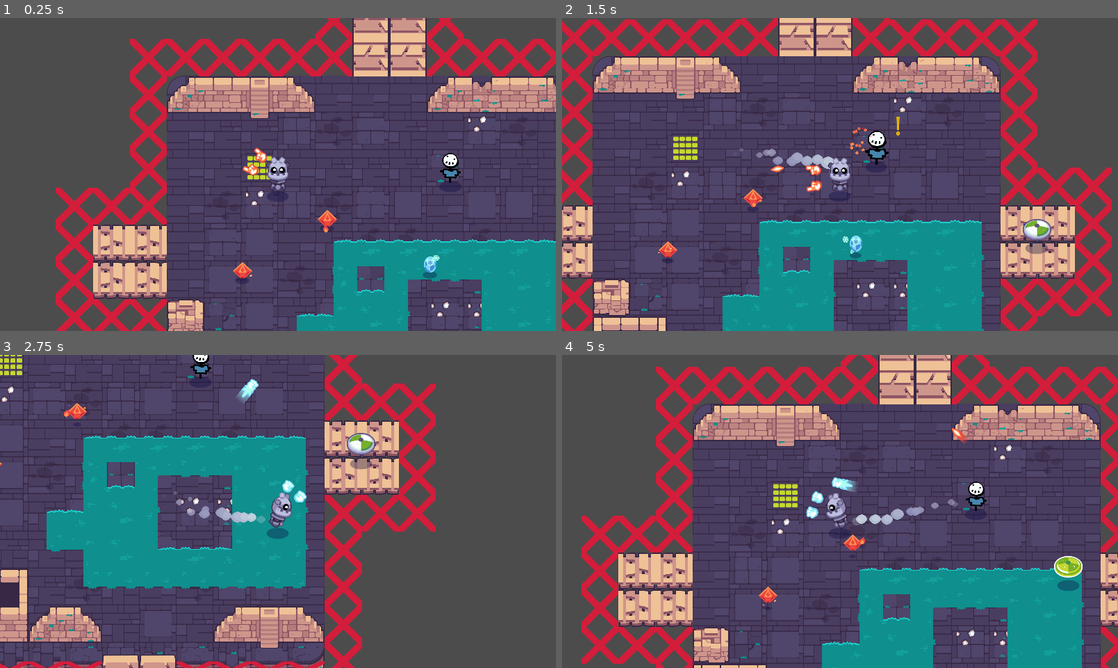
Above: before the commit, frames 1-4 (two rows, left to right).
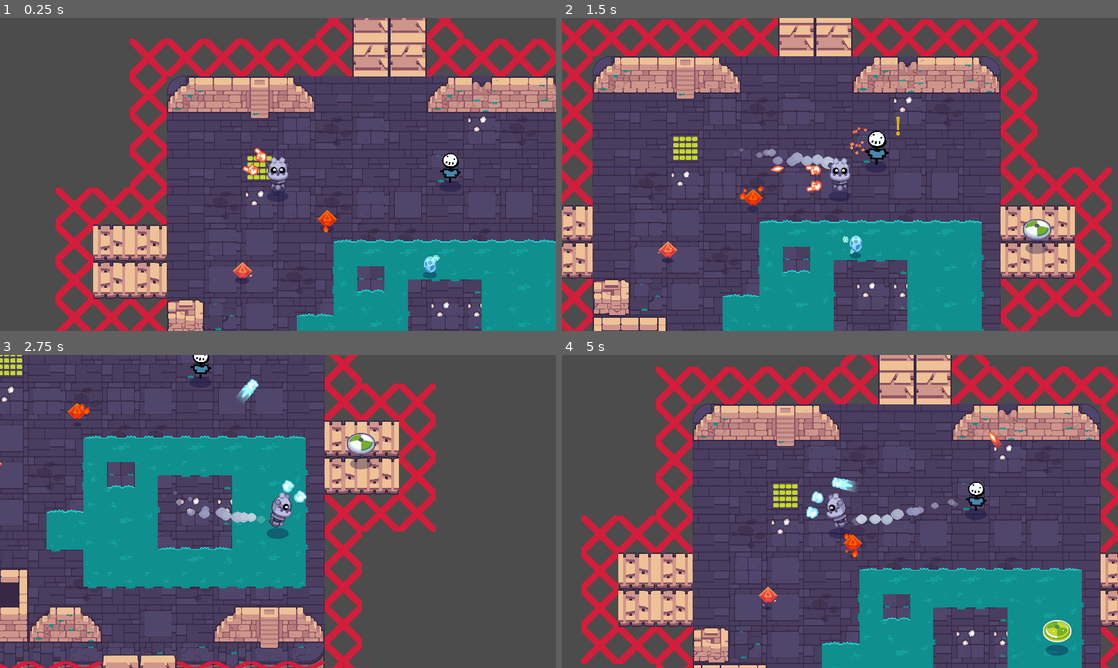
Above: after the commit, the same moments.

Repository: FossRyanH/Godot-Enter-Gungeon-Clone
Game: Godot game, scene res://rooms/TestRoom.tscn
The game is run twice, just before and just after one commit, with the same random seed, the same clock (stepped at 60 frames per second) and the same inputs. The project has no main scene, so this scene is started directly. Sound files missing from this copy of the repository are replaced by a short silence.
Inputs (mouse positions are in pixels of both pictures, inside the frame that each line leads up to):
- Up to frame 1 (0.25 s): no input
- Up to frame 2 (1.5 s): move the mouse to (962, 158) at 0.52 s; press the mouse at (962, 158) at 0.53 s; hold D (move_right) 0.53-1.28 s; move the mouse to (728, 190) at 1.27 s; release the mouse at (728, 190) at 1.28 s; hold S (move_down) from 1.28 s (still down); click (728, 190) at 1.35 s
- Up to frame 3 (2.75 s): move the mouse to (333, 442) at 2.02 s; release S (move_down) at 2.03 s; press the mouse at (333, 442) at 2.03 s; hold D (move_right) from 2.03 s (still down)
- Up to frame 4 (5 s): move the mouse to (812, 574) at 2.77 s; release D (move_right) at 2.78 s; release the mouse at (812, 574) at 2.78 s; hold W (move_up) 2.78-3.53 s; click (812, 574) at 2.85 s; move the mouse to (1006, 558) at 3.52 s; press the mouse at (1006, 558) at 3.53 s; hold A (move_left) from 3.53 s (still down); move the mouse to (673, 464) at 4.27 s; release the mouse at (673, 464) at 4.28 s; click (673, 464) at 4.35 s

The runs differ from the first frame. In frame 1, 0.1% of the frame differs, in the area x 57-61%, y 61-69%; in frame 2, 0.1%; in frame 3, 0.1%; in frame 4, 1.1%, in the area x 50-94%, y 23-96%.

Commit message:
Added raycast movement to the shield mob

Diff:
--- /dev/null
+++ b/godot-final-game-start-project/mobs/bomb/Bomb.gd
@@ -0,0 +1,3 @@
+extends Mob
+
+export var shockwave_damage := 2
--- a/godot-final-game-start-project/mobs/bomb/Bomb.tscn
+++ b/godot-final-game-start-project/mobs/bomb/Bomb.tscn
@@ -1,9 +1,10 @@
-[gd_scene load_steps=17 format=2]
+[gd_scene load_steps=18 format=2]
 
 [ext_resource path="res://mobs/Mob.tscn" type="PackedScene" id=1]
 [ext_resource path="res://mobs/bomb/bomb_active.png" type="Texture" id=2]
 [ext_resource path="res://mobs/bomb/bomb_inactive.png" type="Texture" id=3]
 [ext_resource path="res://mobs/bomb/explode.wav" type="AudioStream" id=4]
+[ext_resource path="res://mobs/bomb/Bomb.gd" type="Script" id=5]
 [ext_resource path="res://bullets/particle_bullet.png" type="Texture" id=6]
 [ext_resource path="res://mobs/bomb/shock_area.svg" type="Texture" id=8]
 
@@ -191,18 +192,11 @@
 hue_variation = 1.0
 
 [node name="Bomb" instance=ExtResource( 1 )]
-
-[node name="CollisionShape2D" parent="." index="0"]
-visible = false
-
-[node name="DetectionArea" parent="." index="1"]
-visible = false
+script = ExtResource( 5 )
+shockwave_damage = 2
 
 [node name="CollisionShape2D" parent="DetectionArea" index="0"]
 shape = SubResource( 1 )
-
-[node name="AttackArea" parent="." index="2"]
-visible = false
 
 [node name="CollisionShape2D" parent="AttackArea" index="0"]
 shape = SubResource( 2 )
--- a/godot-final-game-start-project/mobs/shield/ShieldMob.gd
+++ b/godot-final-game-start-project/mobs/shield/ShieldMob.gd
@@ -1,6 +1,7 @@
 extends Mob
 
 onready var cannon := $Cannon
+onready var raycast := $RayCast2D
 
 
 func prepare_to_attack() -> void:
@@ -21,13 +22,19 @@
 func _physics_process(delta: float) -> void:
 	if not _target:
 		return
-	cannon.look_at(_target.global_position)
+	else:
+		raycast.look_at(_target.global_position)
+		raycast.force_raycast_update()
+		if raycast.get_collider() == _target:
+			follow(_target.global_position)
+		else:
+			orbit_target()
 
-	if _target_within_range:
-		orbit_target()
-		prepare_to_attack()
-	else:
-		follow(_target.global_position)
+		if _target_within_range:
+			orbit_target()
+			prepare_to_attack()
+		else:
+			return
 
 
 func _on_DetectionArea_body_exited(_body: Robot) -> void:
--- a/godot-final-game-start-project/mobs/shield/ShieldMob.tscn
+++ b/godot-final-game-start-project/mobs/shield/ShieldMob.tscn
@@ -35,3 +35,8 @@
 wait_time = 1.0
 
 [node name="Cannon" parent="." index="10" instance=ExtResource( 3 )]
+
+[node name="RayCast2D" type="RayCast2D" parent="." index="11"]
+enabled = true
+cast_to = Vector2( 0, 425 )
+collision_mask = 17
--- a/godot-final-game-start-project/pickups/fire_spells/RapidFireSpellPickup.tscn
+++ b/godot-final-game-start-project/pickups/fire_spells/RapidFireSpellPickup.tscn
@@ -11,7 +11,9 @@
 spell_scene = ExtResource( 5 )
 
 [node name="Sprite" parent="." index="2"]
+modulate = Color( 1, 0.74902, 0, 1 )
 texture = ExtResource( 4 )
 
 [node name="PariclesSparkle" parent="Sprite" index="0"]
+amount = 6
 texture = ExtResource( 3 )
